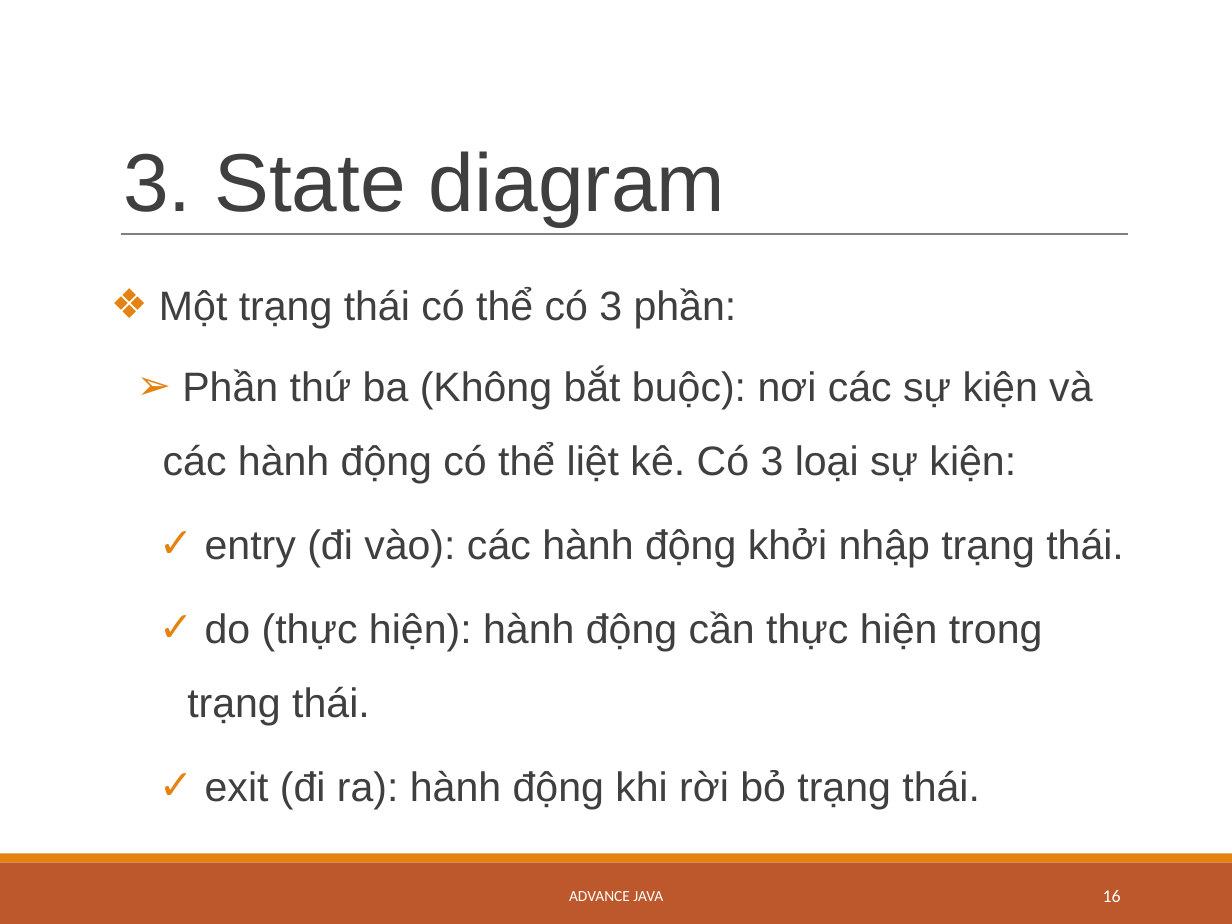
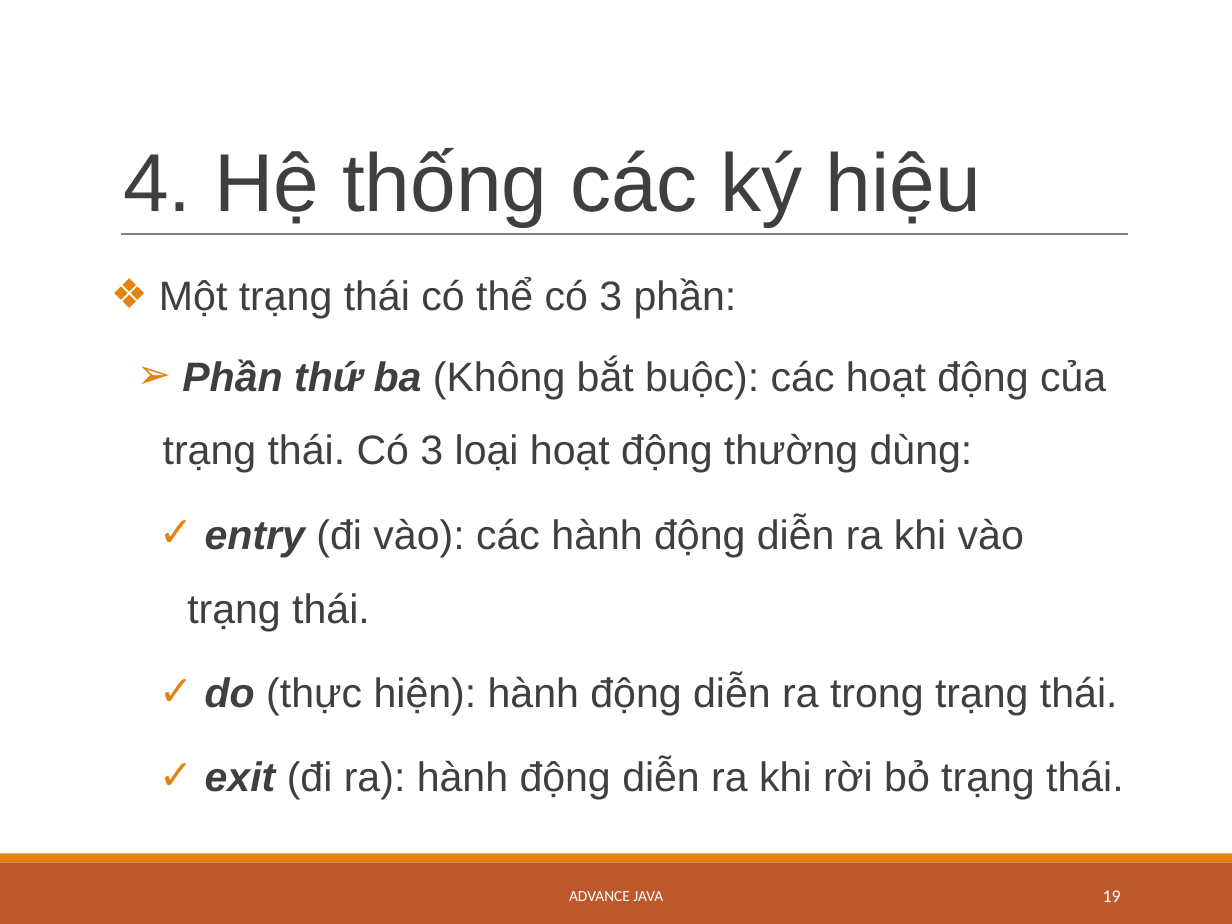
Before and after one commit to dantn93/Advanced-Java, a slide deck: slide 19 of StateMachineDiagram_Quynh_Dan.pptx.pptx (slide 16 before the commit). Drawn at 1232x924 pixels with LibreOffice and Linux fonts; fonts in the diff are those of the drawing. Boxes give left, top, right and bottom in pixels: in the first picture for what was removed or moved away, otherwise in the second. Text is boxed around its words. In the diff, an @@ line names an element or a change of style, - is before the commit and + after.

Commit message:
31/08/2016

```diff
--- a/StateMachineDiagram_Quynh_Dan.pptx.pptx
+++ b/StateMachineDiagram_Quynh_Dan.pptx.pptx
@@ title at [123, 148, 981, 226]: text changed @@
-3. State diagram
+4. Hệ thống các ký hiệu
@@ text "Một trạng thái có thể ...": place and size @@
-text "Một trạng thái có thể ..." at [159, 287, 1124, 810]
+text "Một trạng thái có thể ..." at [159, 277, 1124, 799]
@@ text at [163, 358, 1124, 799]: text changed @@
-  ➢ Phần thứ ba (Không bắt buộc): nơi các sự kiện và các hành động có thể liệt kê. Có 3 loại sự kiện:
-    ✓ entry (đi vào): các hành động khởi nhập trạng thái.
-    ✓ do (thực hiện): hành động cần thực hiện trong trạng thái.
-    ✓ exit (đi ra): hành động khi rời bỏ trạng thái.
+  ➢ Phần thứ ba (Không bắt buộc): các hoạt động của trạng thái. Có 3 loại hoạt động thường dùng:
+    ✓ entry (đi vào): các hành động diễn ra khi vào trạng thái.
+    ✓ do (thực hiện): hành động diễn ra trong trạng thái.
+    ✓ exit (đi ra): hành động diễn ra khi rời bỏ trạng thái.
@@ page number at [1103, 890, 1121, 902]: text changed @@
-16
+19
```
Also in this commit, not shown: 20 other slides changed, 15 slides added, 1 slide removed.
